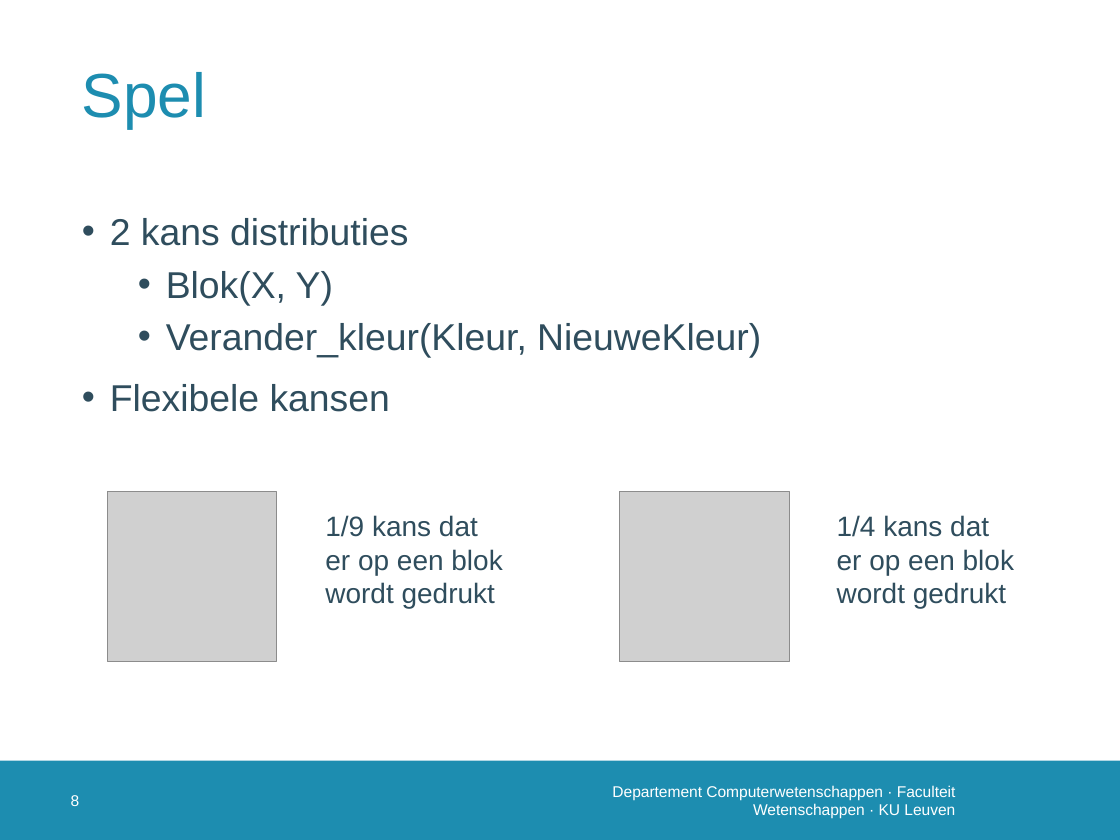
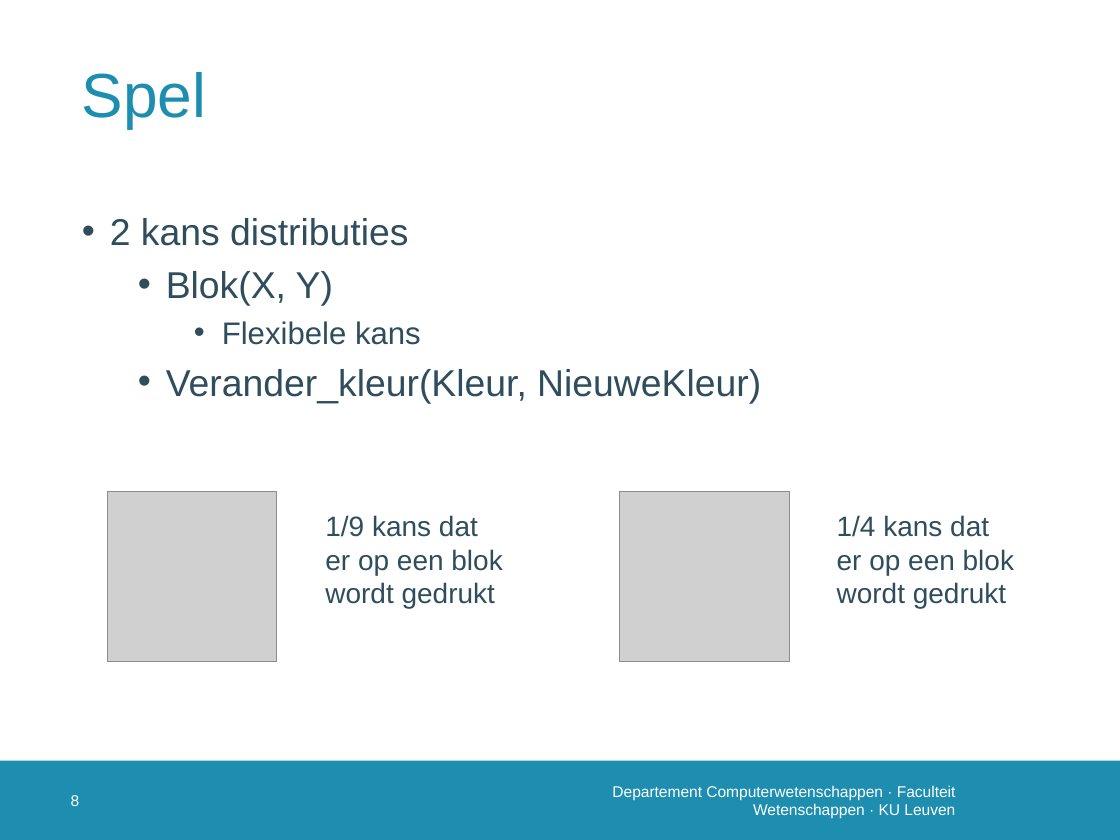
Before and after one commit to susverwimp/T208-Probabilistic-Programming-A-Case-Study, a slide deck: slide 9 of thesis/presentations/first/Probleemstellingv2.pptx. Drawn at 1120x840 pixels with LibreOffice and Linux fonts; fonts in the diff are those of the drawing; grey boxes stand for pictures; background and template pictures are left out. Boxes give left, top, right and bottom in pixels: in the first picture for what was removed or moved away, otherwise in the second. Text is boxed around its words. In the diff, an @@ line names an element or a change of style, - is before the commit and + after.

```diff
--- a/thesis/presentations/first/Probleemstellingv2.pptx
+++ b/thesis/presentations/first/Probleemstellingv2.pptx
@@ text at <box>222,321,421,345</box>: paragraph added @@
+    • Flexibele kans
@@ text at <box>110,384,390,412</box>: paragraph removed @@
-• Flexibele kansen
```
Also in this commit, not shown: 5 other slides changed.
